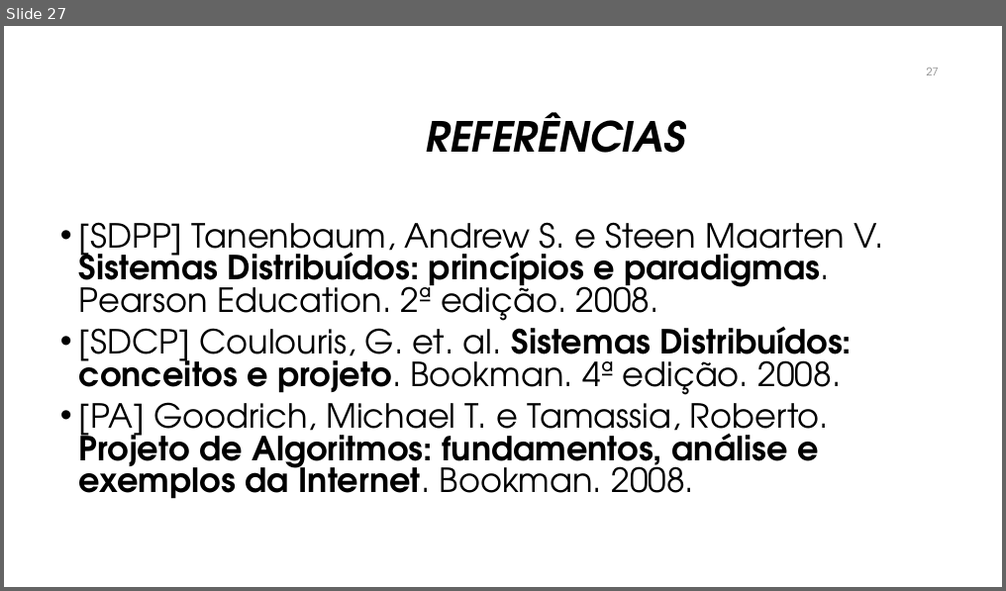
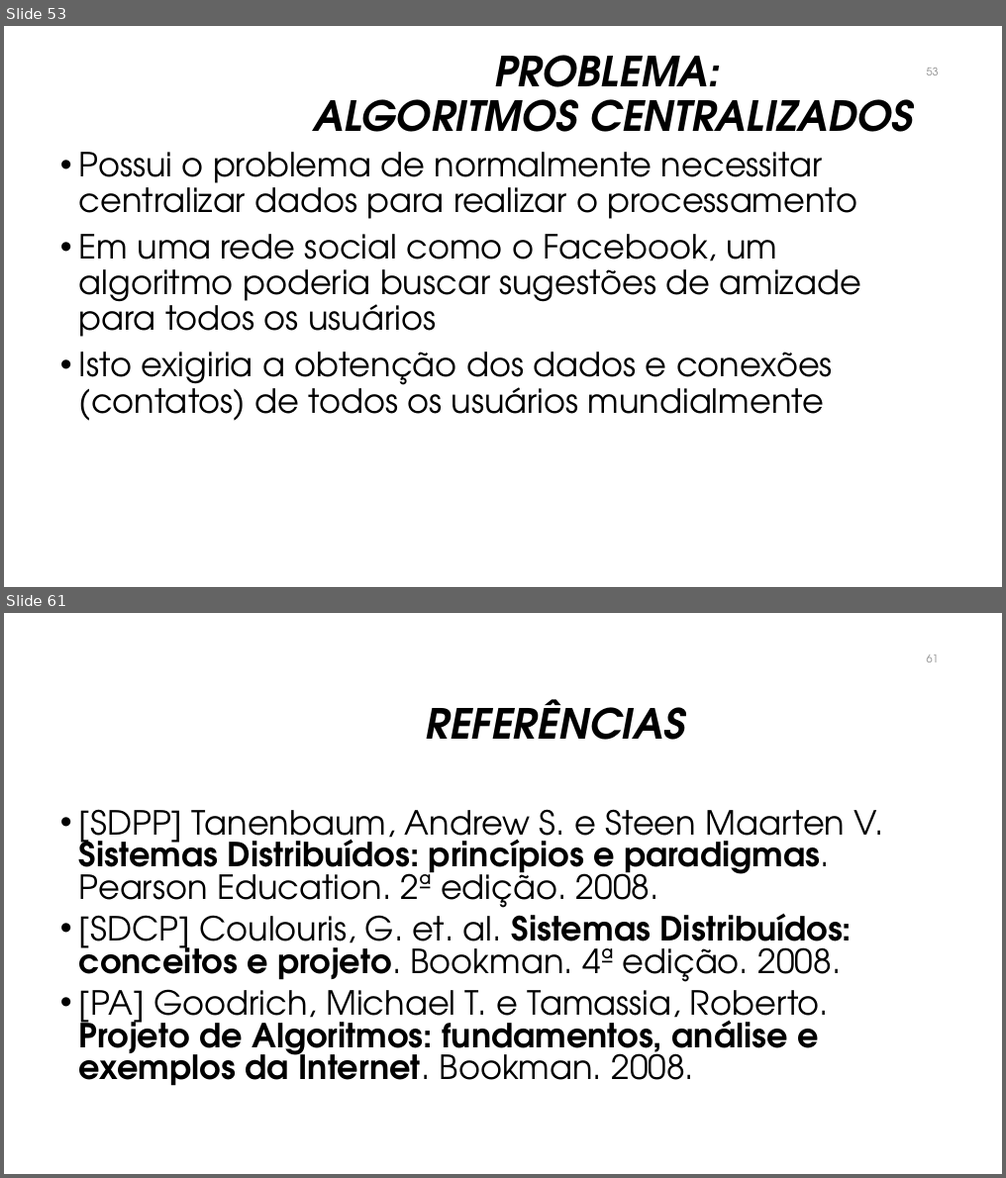
Before and after one commit to manoelcampos/sistemas-distribuidos, a slide deck: introducao-sd.pptx. Shown one above the other, each under a label of ours: slide 27 before the commit, slides 53 and 61 after it; the slides between them are not shown. The pictures are 1006x591 and 1006x1178 pixels, drawn with LibreOffice and Linux fonts; fonts in the diff are those of the drawing; background and template pictures are left out. Boxes give left, top, right and bottom in pixels: in the first picture for what was removed or moved away, otherwise in the second. Text is boxed around its words. In the diff, an @@ line names an element or a change of style, - is before the commit and + after.

```diff
--- a/introducao-sd.pptx
+++ b/introducao-sd.pptx
@@ slide 53 added at box(4, 26, 1002, 587), background #FFFFFF @@
@@ title added at box(313, 55, 913, 132), 40 pt, text #000000, bold, italic @@
+PROBLEMA:
+ALGORITMOS CENTRALIZADOS
@@ page number added at box(927, 68, 939, 76), 10.5 pt, text #8C8C8C @@
+53
@@ text added at box(79, 152, 861, 421), 32 pt, text #000000 @@
+• Possui o problema de normalmente necessitar centralizar dados para realizar o processamento
+• Em uma rede social como o Facebook, um algoritmo poderia buscar sugestões de amizade para todos os usuários
+• Isto exigiria a obtenção dos dados e conexões (contatos) de todos os usuários mundialmente
@@ what was slide 27 is now slide 61 @@
@@ page number at box(927, 655, 939, 663): text changed @@
-27
+61
```
Also in this commit, not shown: 2 slides changed, 33 other slides added, 12 other files.
